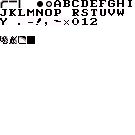
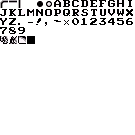
Before/after of a (135, 135) layered artwork. What changed in the layer stack:
added layer "Numbers" above "Alpha" over [0, 18, 133, 34]
painted on "Alpha" over [0, 0, 134, 34]
